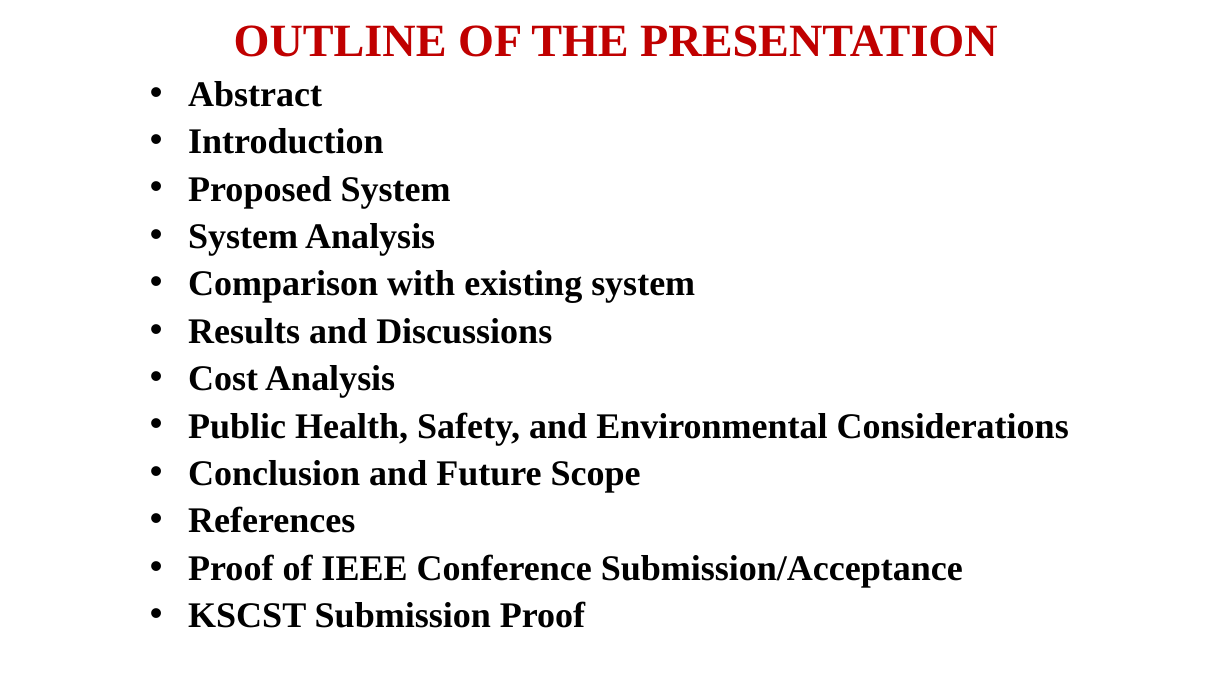
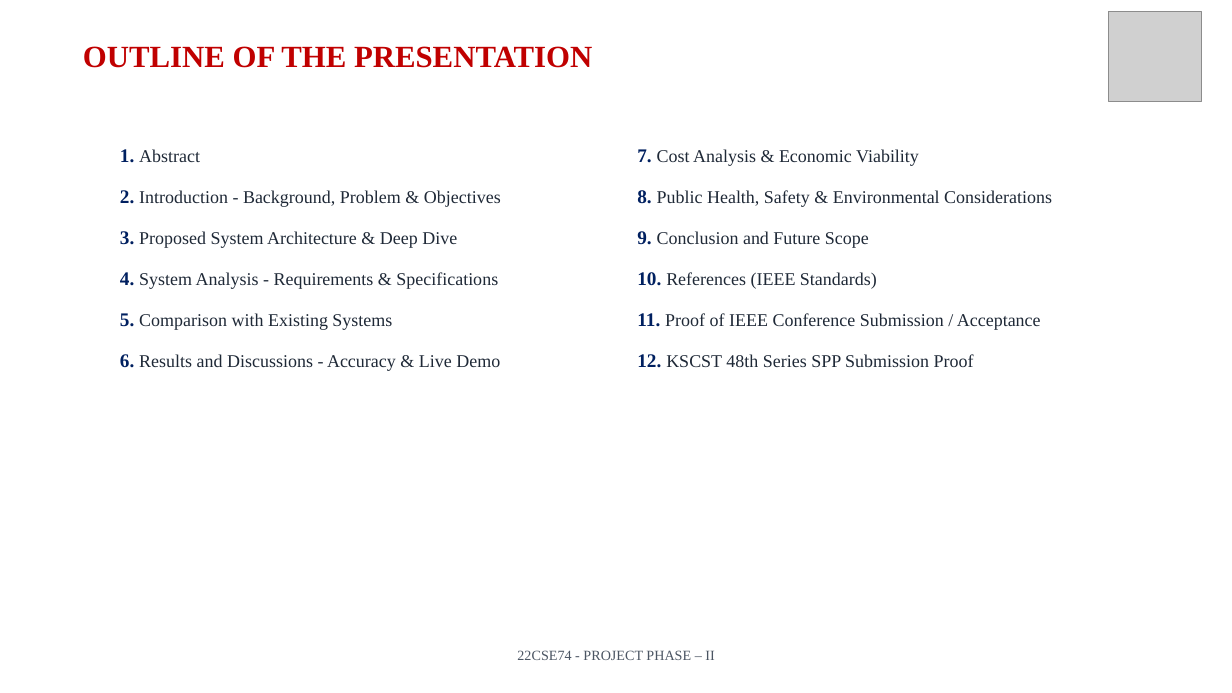
Before and after one commit to Naveenkm07/Major-Krushikadhara-figma, a slide deck: slide 2 of Project Phase-II_Review 2_ PPT Template.pptx. Drawn at 1232x693 pixels with LibreOffice and Linux fonts; fonts in the diff are those of the drawing; grey boxes stand for pictures. Boxes give left, top, right and bottom in pixels: in the first picture for what was removed or moved away, otherwise in the second. Text is boxed around its words. In the diff, an @@ line names an element or a change of style, - is before the commit and + after.

Commit message:
fix(ppt): resolve title and image overlaps, upgrade flow diagrams to ultra-HD 3000x1500 Retina quality, and polish slide layouts

```diff
--- a/Project Phase-II_Review 2_ PPT Template.pptx
+++ b/Project Phase-II_Review 2_ PPT Template.pptx
@@ picture added at (1109, 11, 1202, 102) @@
@@ text "OUTLINE OF THE PRESENTATION": place and size @@
-text "OUTLINE OF THE PRESENTATION" at (234, 25, 997, 57)
+text "OUTLINE OF THE PRESENTATION" at (83, 46, 592, 68)
@@ text "OUTLINE OF THE PRESENTATION" at (83, 46, 592, 68): size 36 to 24 pt; alignment centre to left; line spacing 0.9 to 1; vertical alignment bottom to top @@
@@ subtitle removed at (188, 81, 1069, 628) @@
-• Abstract
-• Introduction
-• Proposed System
-• System Analysis
-• Comparison with existing system
-• Results and Discussions
-• Cost Analysis
-• Public Health, Safety, and Environmental Considerations
-• Conclusion and Future Scope
-• References
-• Proof of IEEE Conference Submission/Acceptance
-• KSCST Submission Proof
@@ text added at (120, 149, 501, 371), 14 pt, text #1F2937 @@
+1. Abstract
+2. Introduction - Background, Problem & Objectives
+3. Proposed System Architecture & Deep Dive
+4. System Analysis - Requirements & Specifications
+5. Comparison with Existing Systems
+6. Results and Discussions - Accuracy & Live Demo
@@ text added at (637, 149, 1052, 368), 14 pt, text #1F2937 @@
+7. Cost Analysis & Economic Viability
+8. Public Health, Safety & Environmental Considerations
+9. Conclusion and Future Scope
+10. References (IEEE Standards)
+11. Proof of IEEE Conference Submission / Acceptance
+12. KSCST 48th Series SPP Submission Proof
@@ text added at (517, 650, 714, 660), 11 pt, text #4B5563 @@
+22CSE74 - PROJECT PHASE – II
```
Also in this commit, not shown: 10 other slides changed, 10 slides added, 10 slides removed, 11 other files.
